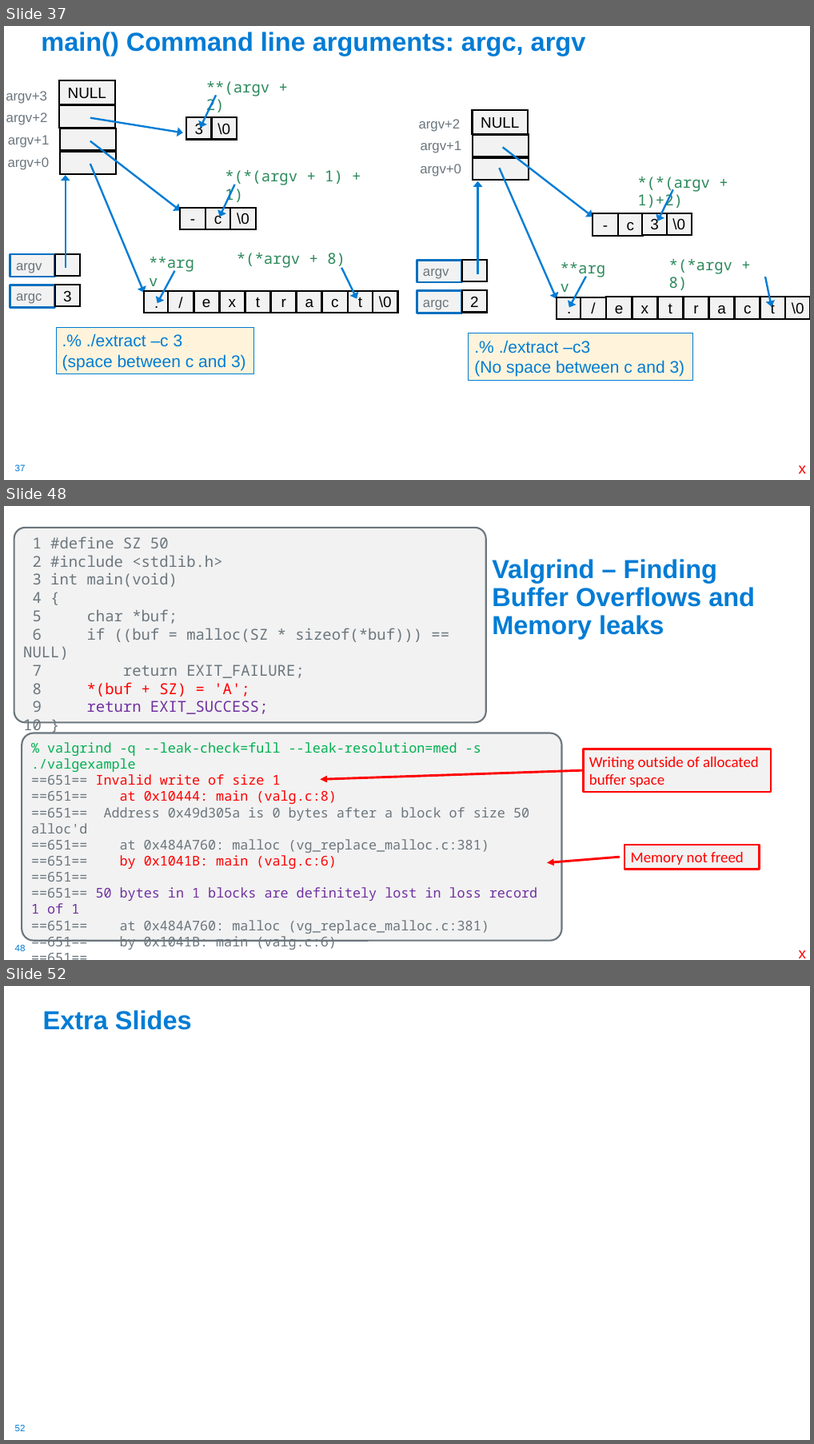
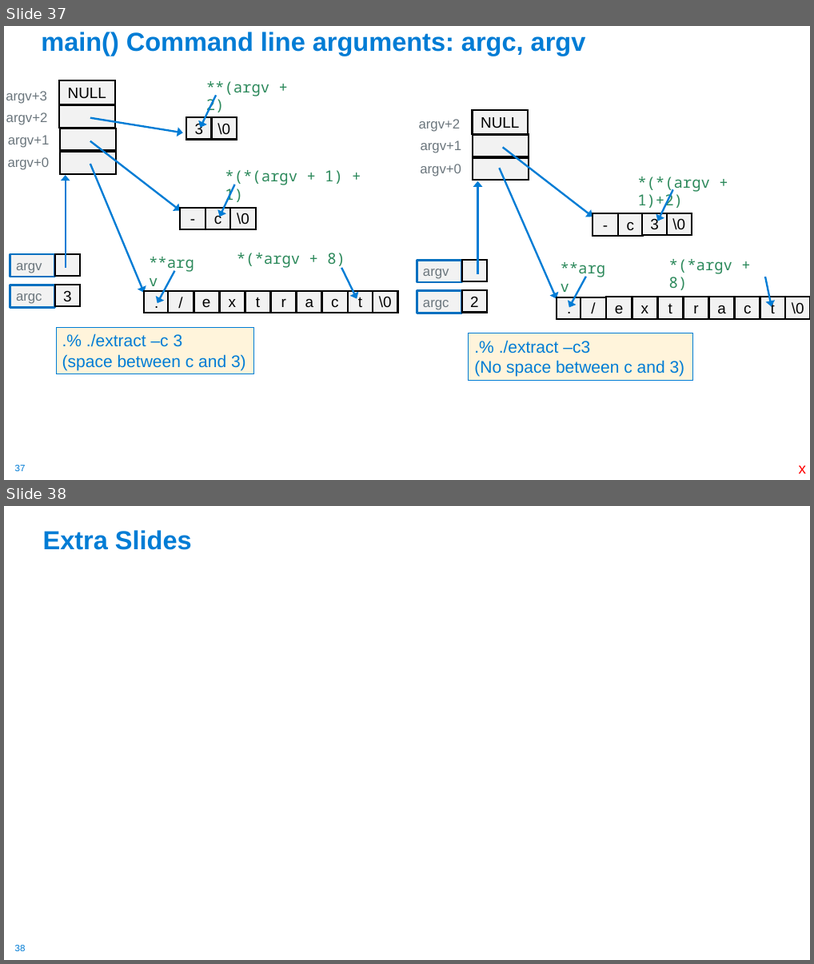
Before and after one commit to cse30-sp24/Muller-Slides, a slide deck: Lecture-7.pptx. Shown one above the other, each under a label of ours: slides 37, 48 and 52 before the commit, slides 37 and 38 after it; the slides between them are not shown. The pictures are 814x1444 and 814x964 pixels, drawn with LibreOffice and Linux fonts; fonts in the diff are those of the drawing. Boxes give left, top, right and bottom in pixels: in the first picture for what was removed or moved away, otherwise in the second. Text is boxed around its words. In the diff, an @@ line names an element or a change of style, - is before the commit and + after.

```diff
--- a/Lecture-7.pptx
+++ b/Lecture-7.pptx
@@ slide 48 removed at (4, 506, 810, 960), background #FFFFFF; not listed: 1 template element that a slide beside it also shows @@
@@ rounded rectangle removed at (14, 528, 486, 723) @@
-1 #define SZ 50
-2 #include <stdlib.h>
-3 int main(void)
-4 {
-5 char *buf;
-6 if ((buf = malloc(SZ * sizeof(*buf))) == NULL)
-7 return EXIT_FAILURE;
-8 *(buf + SZ) = 'A';
-9 return EXIT_SUCCESS;
-10 }
@@ title removed at (492, 559, 755, 639) @@
-Valgrind – Finding Buffer Overflows and Memory leaks
@@ rounded rectangle removed at (22, 733, 562, 940) @@
-% valgrind -q --leak-check=full --leak-resolution=med -s ./valgexample
-==651== Invalid write of size 1
-==651== at 0x10444: main (valg.c:8)
-==651== Address 0x49d305a is 0 bytes after a block of size 50 alloc'd
-==651== at 0x484A760: malloc (vg_replace_malloc.c:381)
-==651== by 0x1041B: main (valg.c:6)
-==651==
-==651== 50 bytes in 1 blocks are definitely lost in loss record 1 of 1
-==651== at 0x484A760: malloc (vg_replace_malloc.c:381)
-==651== by 0x1041B: main (valg.c:6)
-==651==
-==651== ERROR SUMMARY: 2 errors from 2 contexts (suppressed: 0 from 0)
@@ rectangle removed at (583, 748, 772, 792) @@
-Writing outside of allocated buffer space
@@ arrow removed from (583, 770) to (320, 780) @@
@@ arrow removed from (620, 857) to (547, 862) @@
@@ rectangle removed at (626, 844, 760, 868) @@
-Memory not freed
@@ text removed at (799, 950, 806, 958) @@
-x
@@ what was slide 52 is now slide 38 @@
@@ page number at (15, 944, 26, 951): text changed @@
-52
+38
```
Also in this commit, not shown: 6 slides changed, 13 other slides removed, 1 other file.
